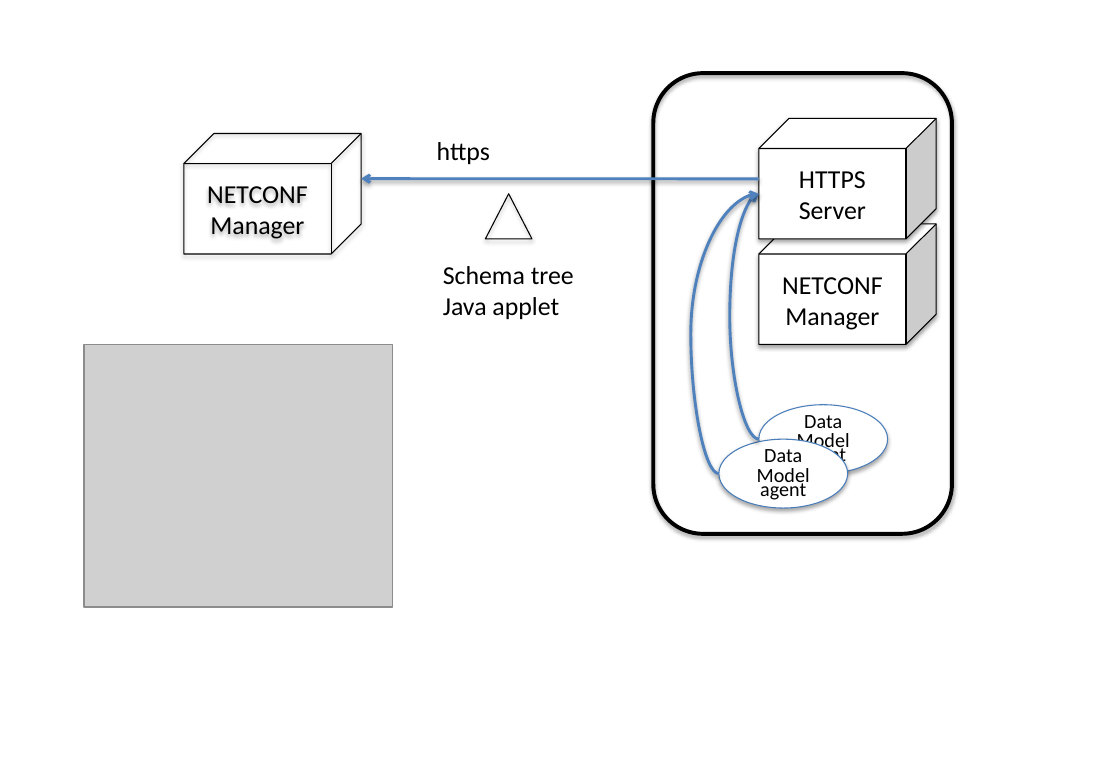
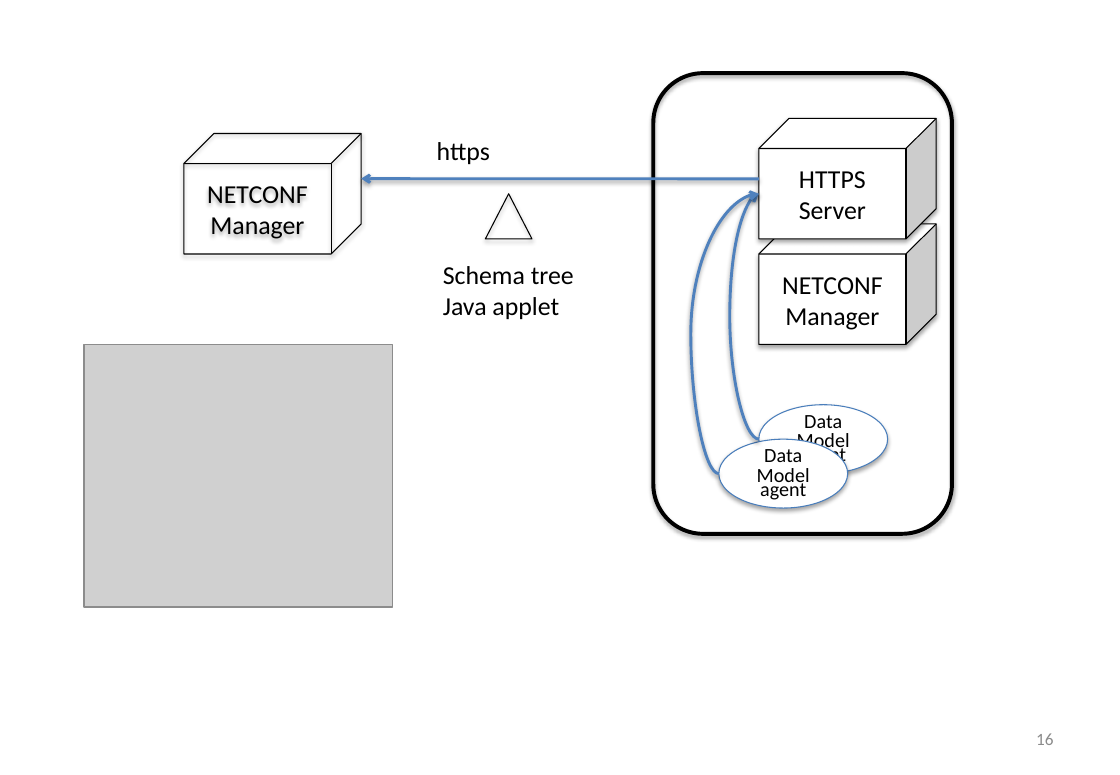
Before and after one commit to AaronNGray/jYang, a slide deck: slide 16 of yang-manager/reports/YangArchi.pptx (slide 15 before the commit). Drawn at 1120x775 pixels with LibreOffice and Linux fonts; fonts in the diff are those of the drawing; grey boxes stand for pictures. Boxes give left, top, right and bottom in pixels: in the first picture for what was removed or moved away, otherwise in the second. Text is boxed around its words. In the diff, an @@ line names an element or a change of style, - is before the commit and + after.

```diff
--- a/yang-manager/reports/YangArchi.pptx
+++ b/yang-manager/reports/YangArchi.pptx
@@ page number added at bbox=[1036, 733, 1053, 745], 12 pt, text #8C8C8C @@
+16
```
Also in this commit, not shown: 15 other slides changed, 3 slides added, 2 slides removed.
